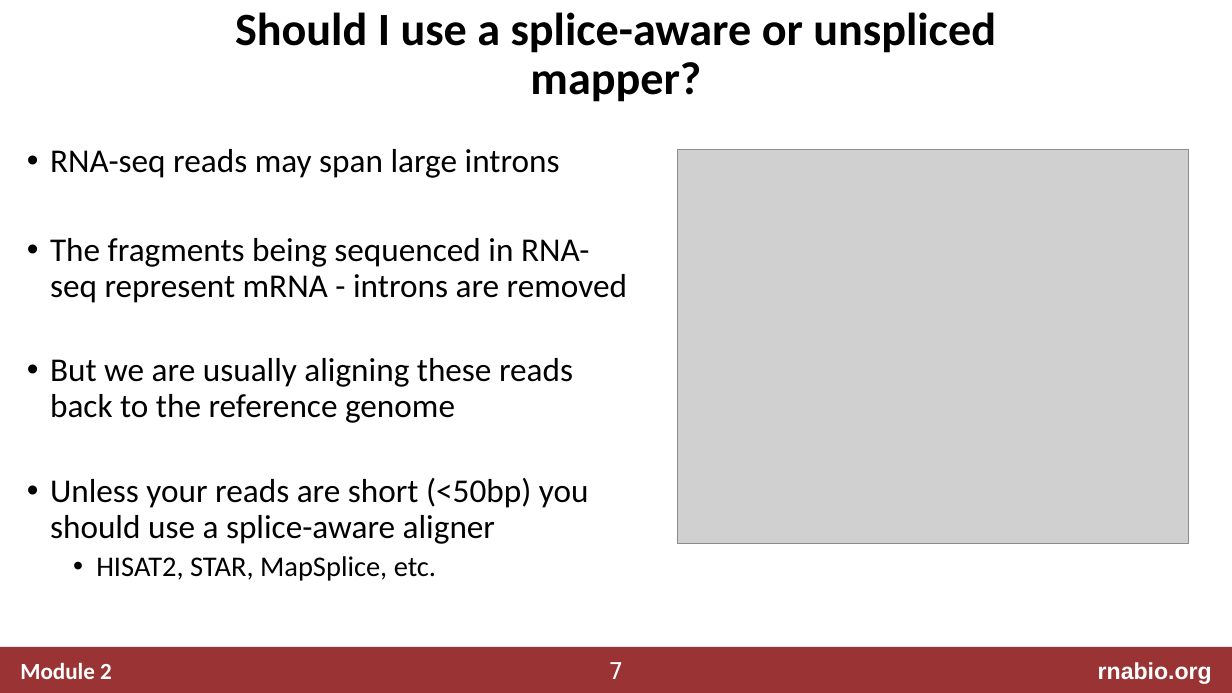
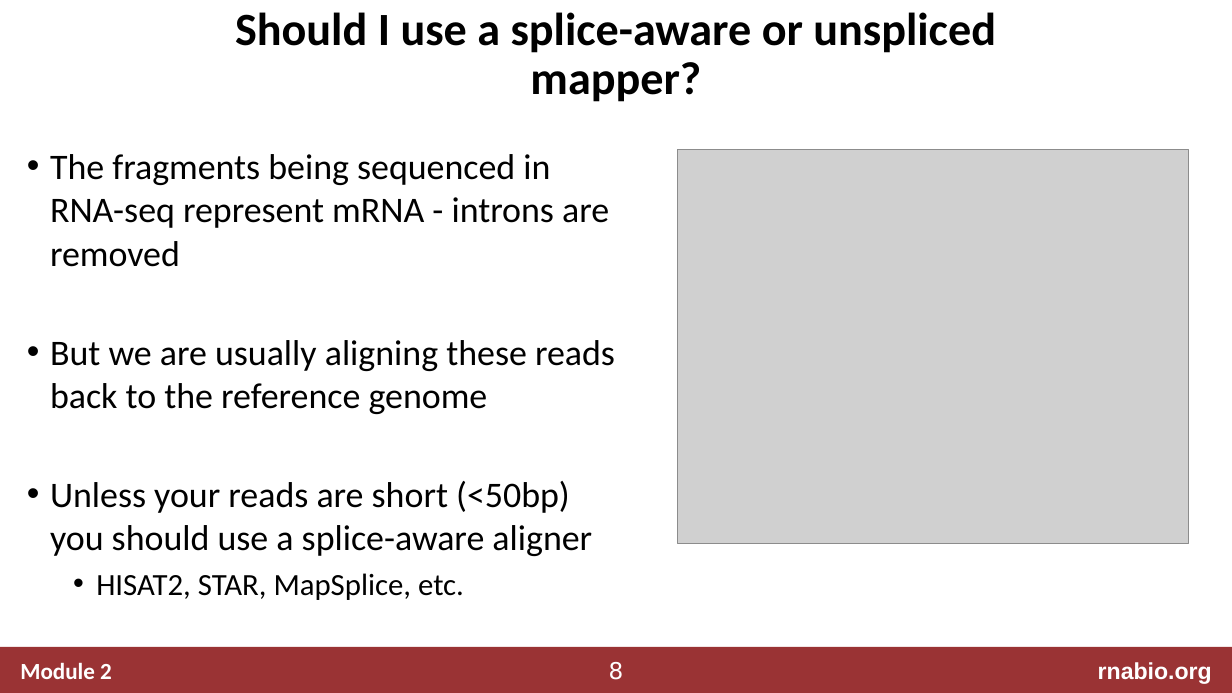
Before and after one commit to griffithlab/rnabio.org, a slide deck: slide 8 of assets/lectures/cshl/2020/mini/RNASeq_MiniLecture_02_01_Alignment.pptx (slide 7 before the commit). Drawn at 1232x693 pixels with LibreOffice and Linux fonts; fonts in the diff are those of the drawing; grey boxes stand for pictures. Boxes give left, top, right and bottom in pixels: in the first picture for what was removed or moved away, otherwise in the second. Text is boxed around its words. In the diff, an @@ line names an element or a change of style, - is before the commit and + after.

```diff
--- a/assets/lectures/cshl/2020/mini/RNASeq_MiniLecture_02_01_Alignment.pptx
+++ b/assets/lectures/cshl/2020/mini/RNASeq_MiniLecture_02_01_Alignment.pptx
@@ text "The fragments being sequenced in ..." at [50,154,615,600]: size 25.9 to 28 pt in "The fragments being sequenced in RNA-seq represent ...", "But we are usually aligning these reads ...", "Unless your reads are short (<50bp) you ..."; size 22.2 to 24 pt in "HISAT2, STAR, MapSplice, etc."; line spacing 0.9 to 1 @@
@@ text at [50,149,560,178]: paragraph removed @@
-• RNA-seq reads may span large introns
@@ page number at [609,662,624,680]: text changed @@
-7
+8
```
Also in this commit, not shown: 4 other slides changed, 1 slide added, 4 other files.
